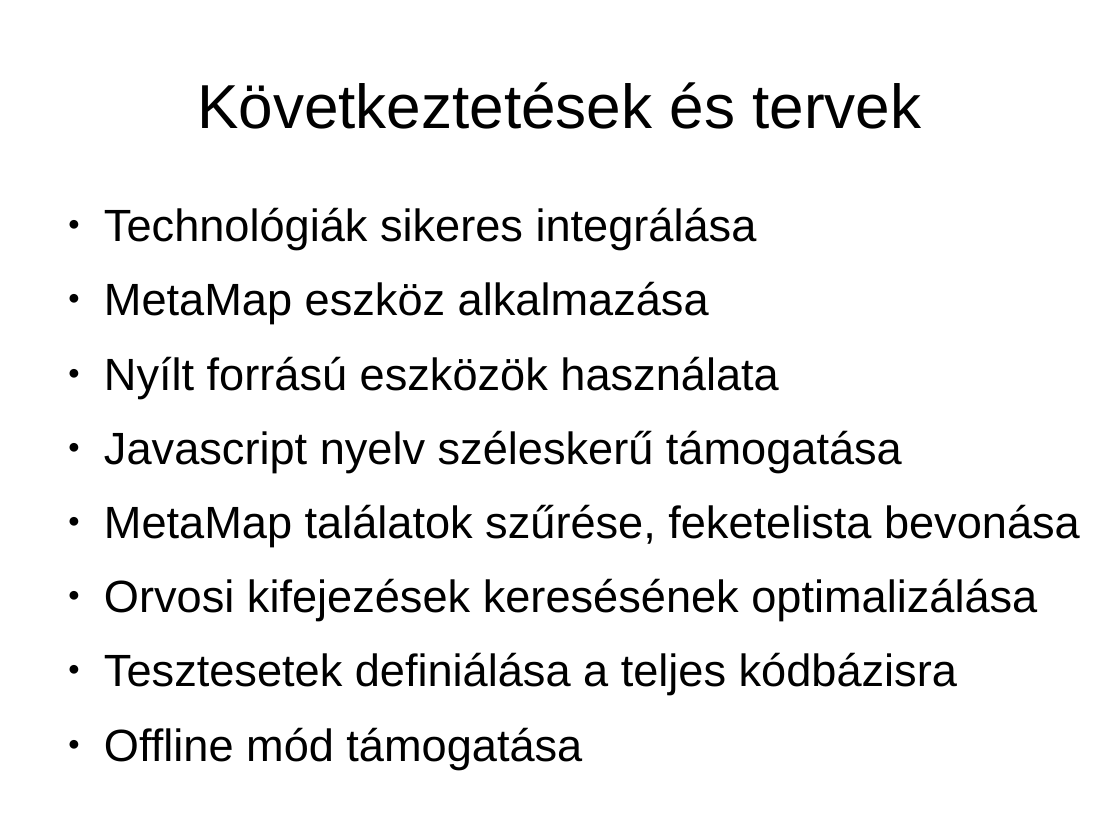
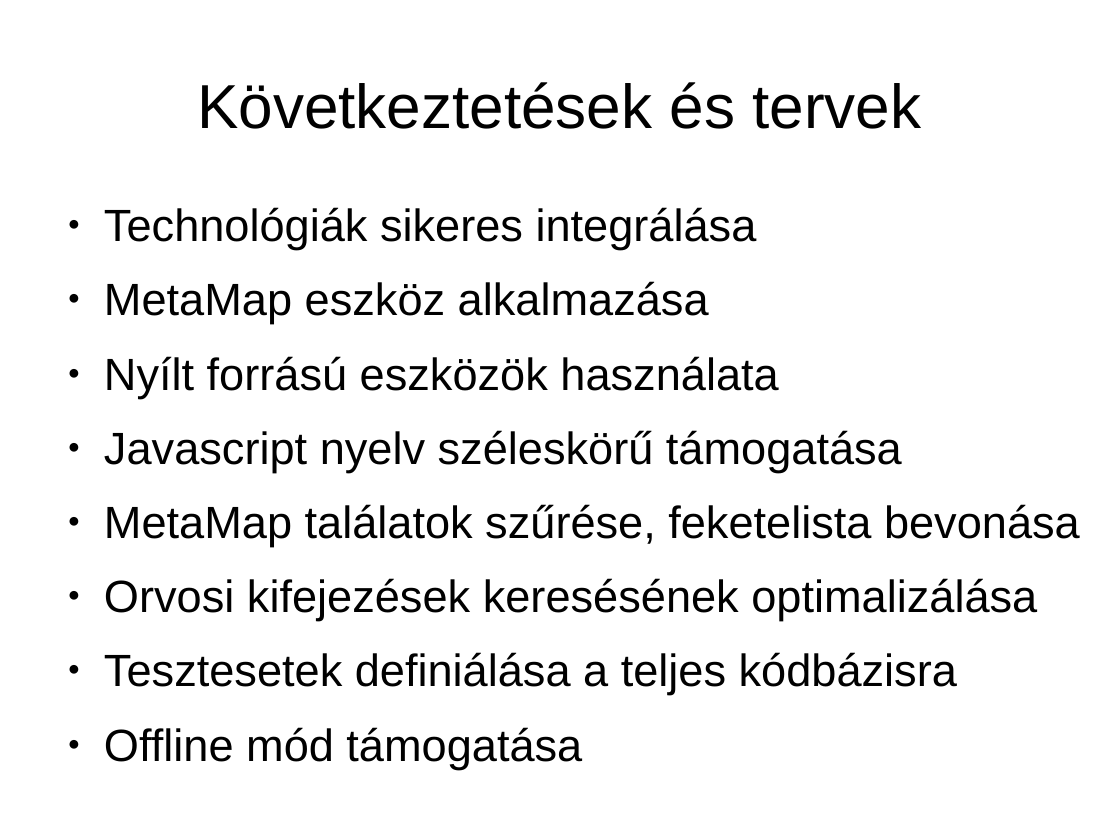
Before and after one commit to Zoliqa/drugsdb, a slide deck: slide 26 of docs/thesis/Orvosi szövegértelmező rendszer - bemutató.odp (slide 21 before the commit). Drawn at 1120x840 pixels with LibreOffice and Linux fonts; fonts in the diff are those of the drawing. Boxes give left, top, right and bottom in pixels: in the first picture for what was removed or moved away, otherwise in the second. Text is boxed around its words. In the diff, an @@ line names an element or a change of style, - is before the commit and + after.

```diff
--- a/docs/thesis/Orvosi szövegértelmező rendszer - bemutató.odp
+++ b/docs/thesis/Orvosi szövegértelmező rendszer - bemutató.odp
@@ text at <box>104,430,902,472</box>: text changed @@
-● Javascript nyelv széleskerű támogatása
+● Javascript nyelv széleskörű támogatása
```
Also in this commit, not shown: 4 other slides changed, 5 slides added, 2 other files.
